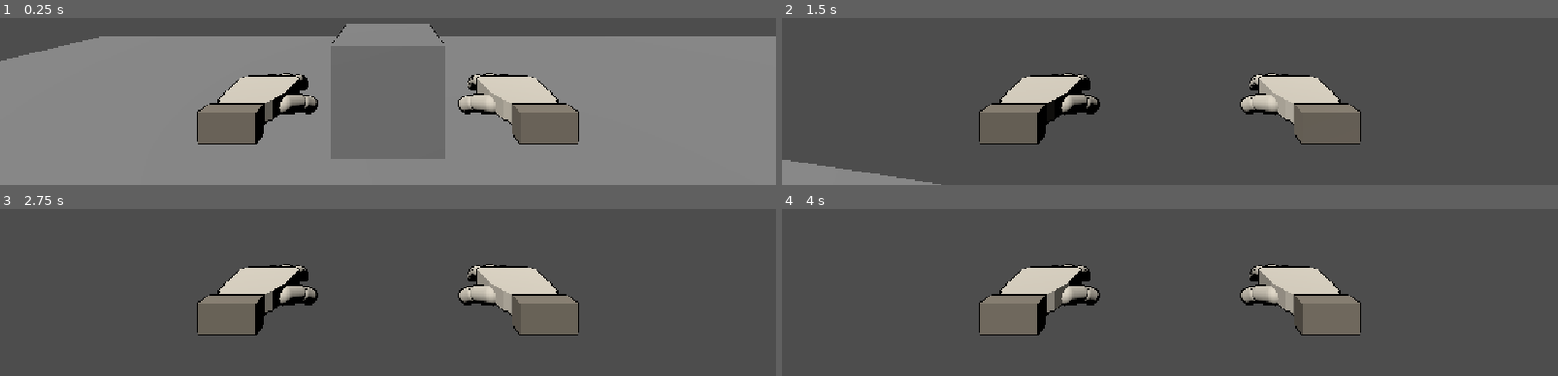
Above: before the commit, frames 1-4 (two rows, left to right).
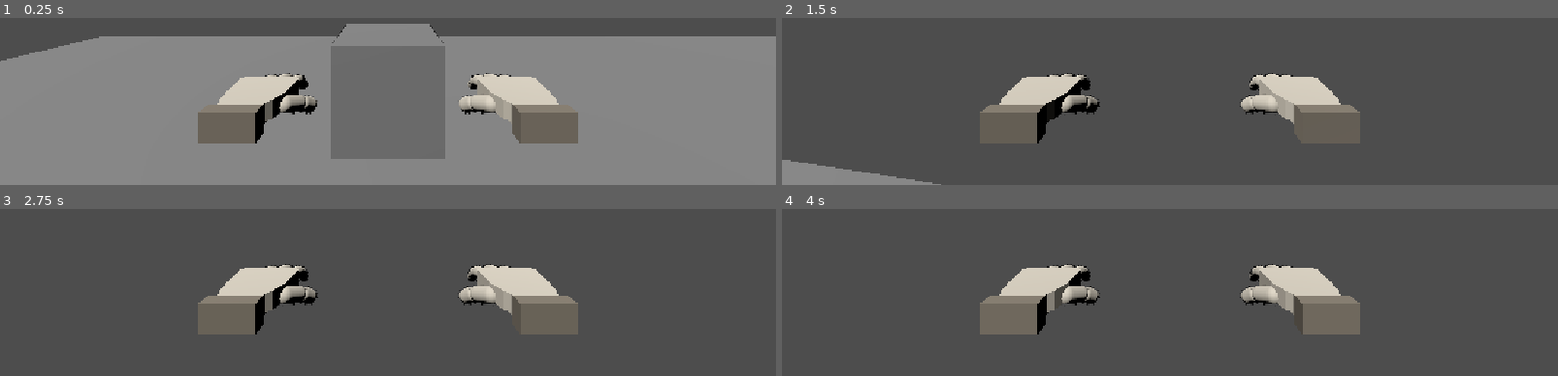
Above: after the commit, the same moments.

Repository: greedisfaust/fowl-play-project
Game: Godot game, scene res://arena/test_arena.tscn
Two runs of this game, one before a commit and one after it. Both use one fixed random seed, a clock stepped at 60 frames per second and the inputs below.
Inputs (mouse positions are in pixels of both pictures, inside the frame that each line leads up to):
- Up to frame 1 (0.25 s): no input
- Up to frame 2 (1.5 s): tap Enter at 0.5 s; move the mouse to (outside the picture) at 0.52 s; hold E (interact) 0.53-1.28 s; hold W (move_forward) from 0.53 s (still down); tap Space (jump) at 0.77 s; move the mouse to (outside the picture) at 1.27 s; click (outside the picture) at 1.35 s
- Up to frame 3 (2.75 s): keep holding W (move_forward); tap Space (jump) at 1.52, 2 s; move the mouse to (outside the picture) at 2.02 s; hold Q (punch) from 2.03 s (still down)
- Up to frame 4 (4 s): keep holding W (move_forward); tap Enter at 2.75 s; move the mouse to (outside the picture) at 2.77 s; release Q (punch) at 2.78 s; tap E (interact) at 2.85 s; tap Space (jump) at 3.02, 3.5, 3.77 s; move the mouse to (outside the picture) at 3.52 s; press the mouse at (outside the picture) at 3.53 s

The runs differ from the first frame. In frame 1, 0.8% of the frame differs, in the area x 25-75%, y 4-76%; in frame 2, 0.8%; in frame 3, 0.8%; in frame 4, 0.8%.

Commit message:
feat: add localized soft halo to interactable outline

Diff:
--- a/fowl-play/interaction/interactable_outline.gdshader
+++ b/fowl-play/interaction/interactable_outline.gdshader
@@ -1,15 +1,19 @@
 shader_type spatial;
-render_mode unshaded, cull_front, depth_draw_opaque;
+render_mode unshaded, cull_front;
 
 uniform vec4 outline_color : source_color = vec4(0.015, 0.015, 0.02, 1.0);
 uniform float outline_width : hint_range(0.001, 0.05, 0.001) = 0.008;
 uniform float glow_strength : hint_range(0.0, 2.0, 0.01) = 0.0;
+uniform float halo_softness : hint_range(0.05, 0.8, 0.01) = 0.32;
 
 void vertex() {
 	VERTEX += NORMAL * outline_width;
 }
 
 void fragment() {
+	float view_facing = abs(dot(normalize(NORMAL), normalize(VIEW)));
+	float halo_edge = 1.0 - smoothstep(0.0, halo_softness, view_facing);
 	ALBEDO = outline_color.rgb;
 	EMISSION = outline_color.rgb * glow_strength;
+	ALPHA = halo_edge;
 }
Not shown, changed: docs/DEBUG.md
Not shown, changed: docs/PROJECT_STATE.md
